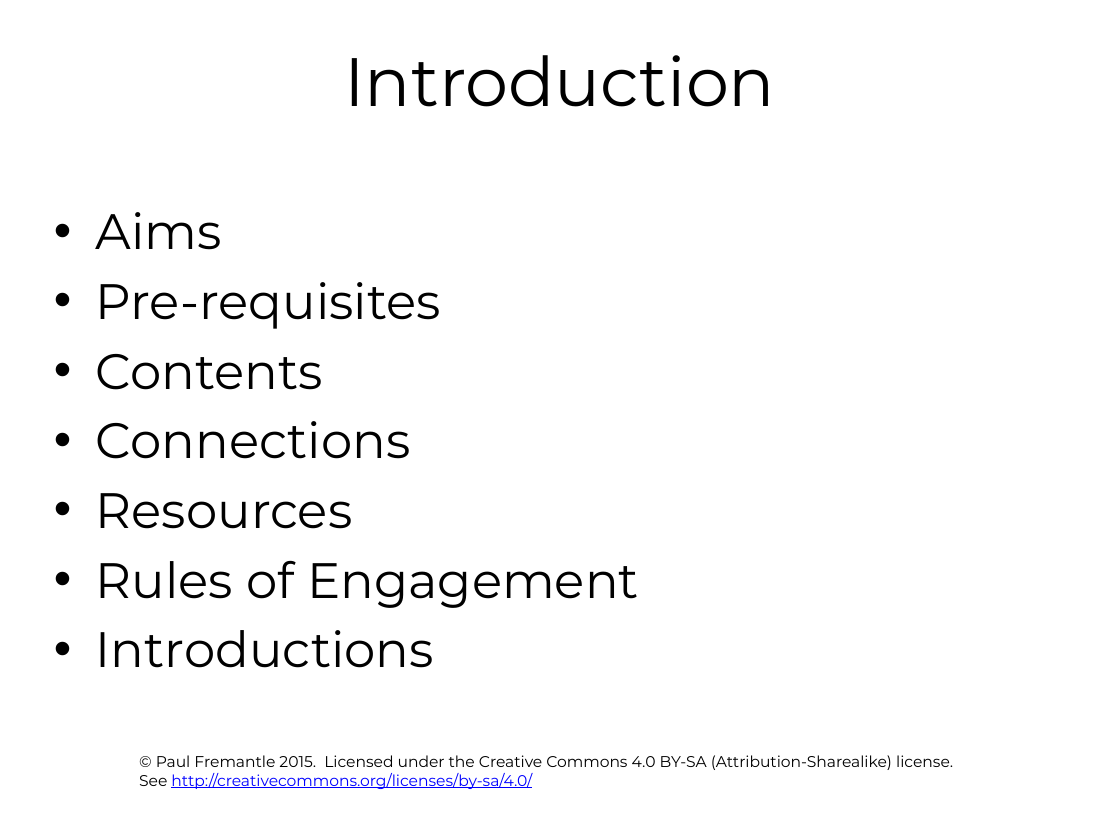
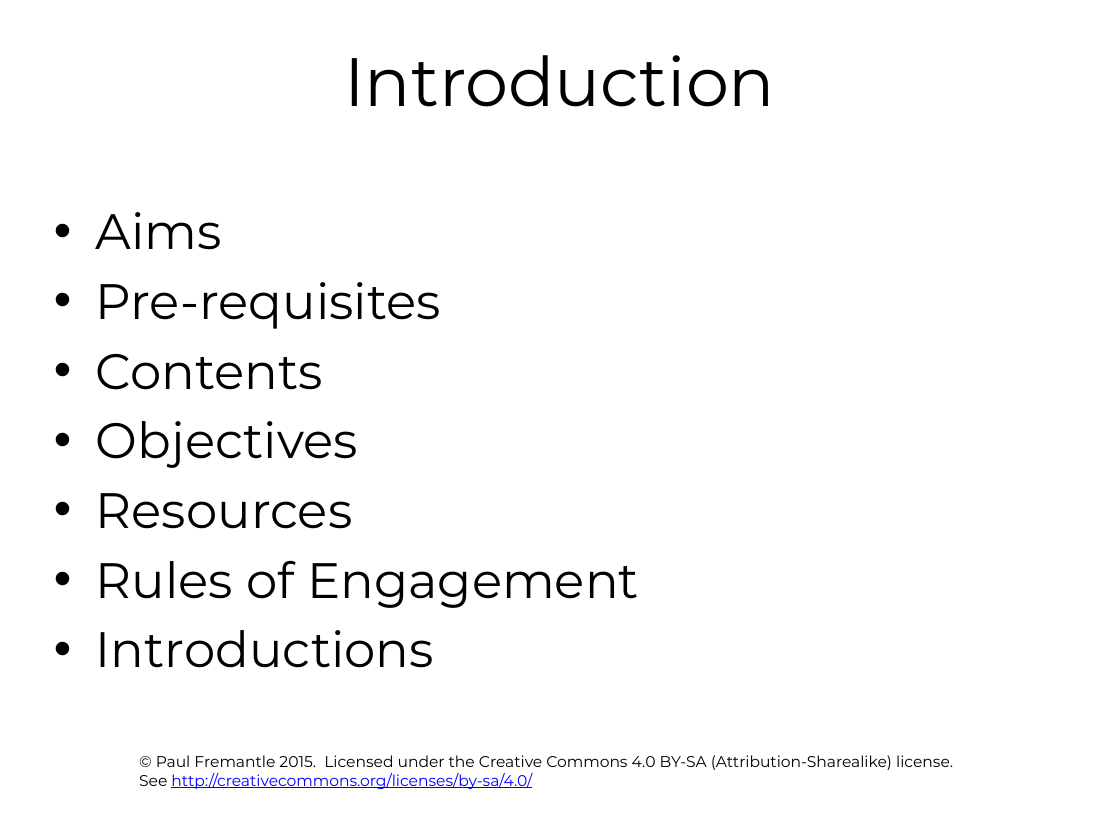
Before and after one commit to pzfreo/ox-clo, a slide deck: slide 2 of pres-source/00-intro.pptx. Drawn at 1120x840 pixels with LibreOffice and Linux fonts; fonts in the diff are those of the drawing; background and template pictures are left out. Boxes give left, top, right and bottom in pixels: in the first picture for what was removed or moved away, otherwise in the second. Text is boxed around its words. In the diff, an @@ line names an element or a change of style, - is before the commit and + after.

```diff
--- a/pres-source/00-intro.pptx
+++ b/pres-source/00-intro.pptx
@@ text at [96, 421, 358, 468]: text changed @@
-• Connections
+• Objectives
```
Also in this commit, not shown: 4 other slides changed, 3 slides added, 1 slide removed, 14 other files.
